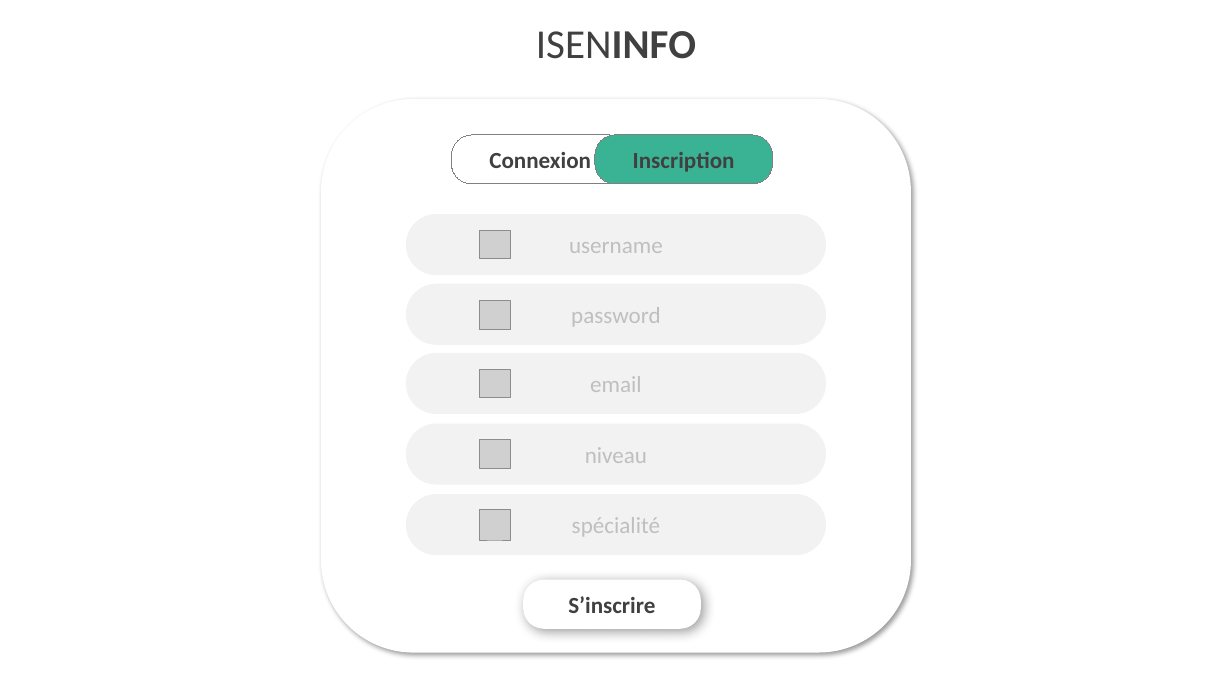
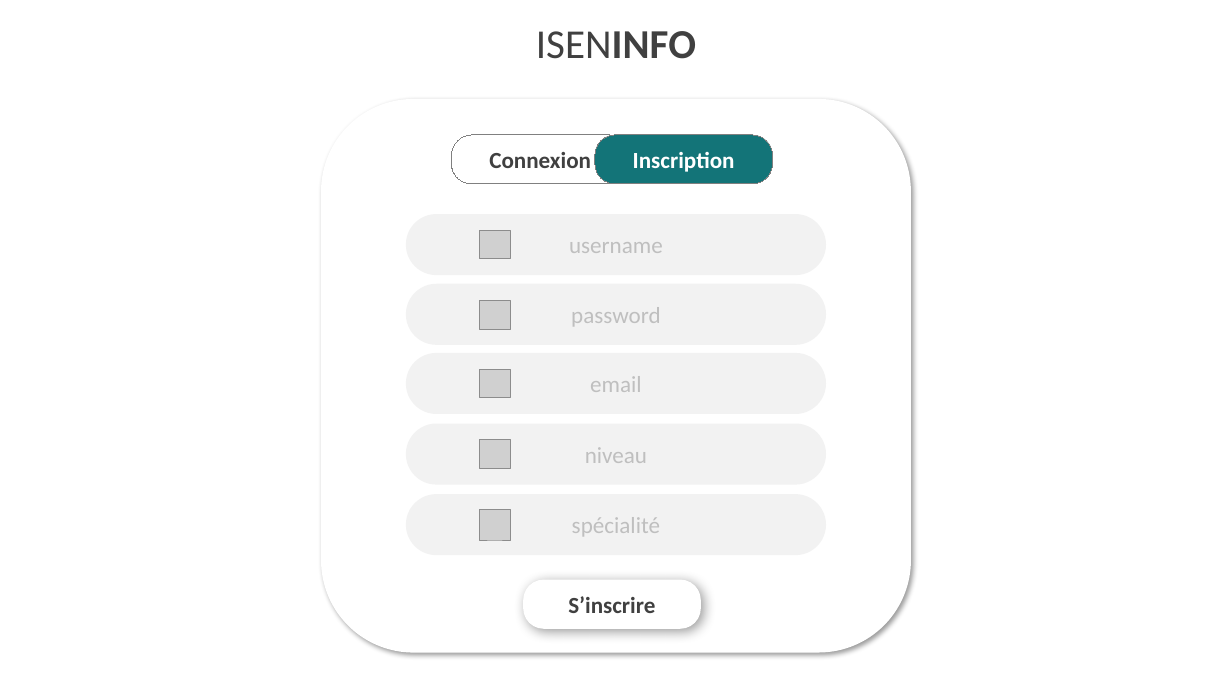
Before and after one commit to hugodemenez/isen-student-portal, a slide deck: slide 2 of presentation/Structure_Projet.pptx. Drawn at 1232x693 pixels with LibreOffice and Linux fonts; fonts in the diff are those of the drawing; grey boxes stand for pictures. Boxes give left, top, right and bottom in pixels: in the first picture for what was removed or moved away, otherwise in the second. Text is boxed around its words. In the diff, an @@ line names an element or a change of style, - is before the commit and + after.

```diff
--- a/presentation/Structure_Projet.pptx
+++ b/presentation/Structure_Projet.pptx
@@ rounded rectangle "Inscription" at [595, 135, 773, 184]: text colour #404040 to #FFFFFF; fill #3AB395 to #137478 @@
```
Also in this commit, not shown: 5 other slides changed, 14 other files.
